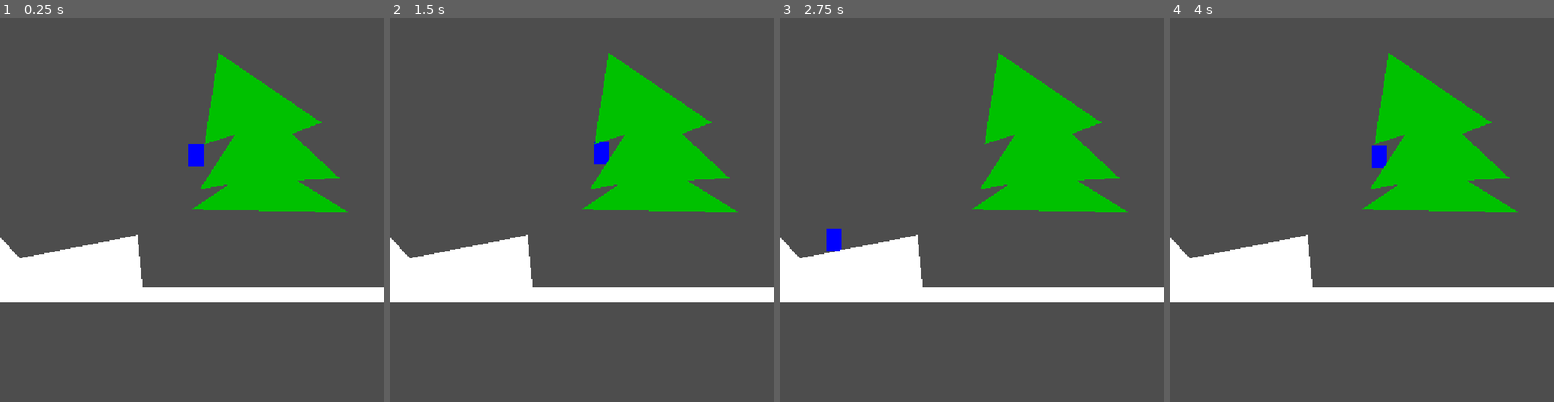
Above: before the commit, frames 1-4 (left to right).
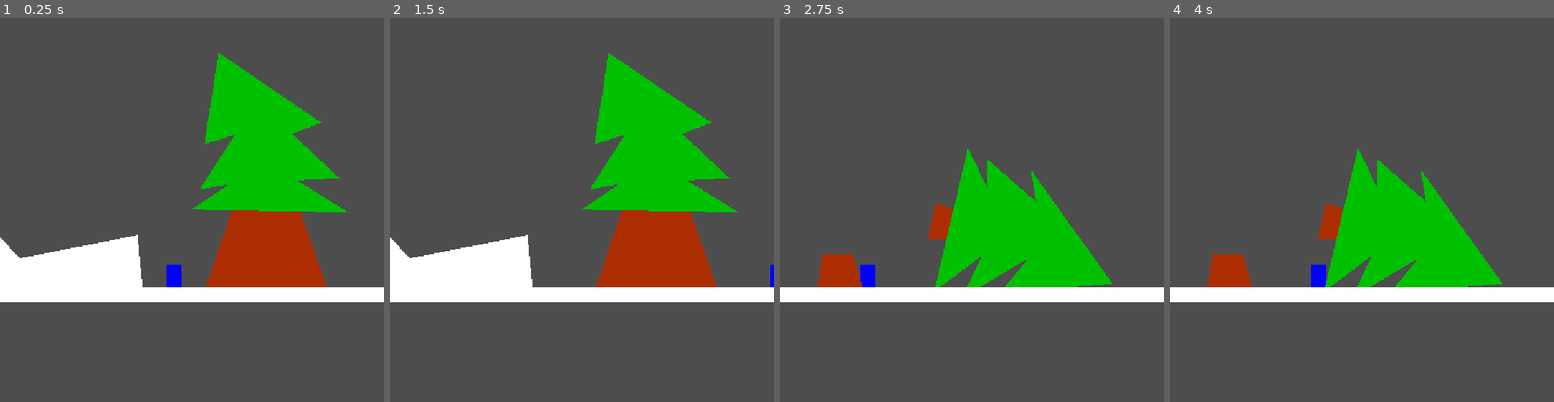
Above: after the commit, the same moments.

Repository: xorblo-doitus/OOB
Game: Godot game, scene res://src/gameplay/world/world.tscn
Two runs of this game, one before a commit and one after it. Both use one fixed random seed, a clock stepped at 60 frames per second and the inputs below.
Inputs:
- Up to frame 1 (0.25 s): no input
- Up to frame 2 (1.5 s): hold D (right) from 0.53 s (still down); tap Space (jump) at 0.77 s
- Up to frame 3 (2.75 s): tap Space (jump) at 1.52 s; release D (right) at 2.03 s; hold Left (left) from 2.03 s (still down)
- Up to frame 4 (4 s): release Left (left) at 2.78 s; hold D (right) from 2.78 s (still down); tap Space (jump) at 3.02, 3.77 s

The runs differ from the first frame. In frame 1, 5.4% of the frame differs, in the area x 43-86%, y 32-71%; in frame 2, 5.2%; in frame 3, 20%; in frame 4, 20%, in the area x 0-91%, y 9-71%.

Commit message:
Level designing

Diff:
--- a/src/gameplay/world/world.tscn
+++ b/src/gameplay/world/world.tscn
@@ -12,7 +12,7 @@
 
 [node name="Player" parent="." instance=ExtResource("2_enicr")]
 unique_name_in_owner = true
-position = Vector2(261, 150)
+position = Vector2(232, 338)
 
 [node name="Camera2D" type="Camera2D" parent="."]
 unique_name_in_owner = true
@@ -33,10 +33,30 @@
 color = Color(0, 0.756863, 0, 1)
 polygon = PackedVector2Array(-158, 42, -107, 8, -147, 15, -100, -58, -141, -45, -122, -167, 15, -74, -24, -59, 39, 0, -18, 3, 52, 46)
 
+[node name="Trunc" type="Polygon2D" parent="Tree1"]
+z_index = -16
+position = Vector2(-306, 181)
+color = Color(0.67451, 0.180392, 0, 1)
+polygon = PackedVector2Array(205, -147, 164, -27, 331, -28, 288, -150)
+
+[node name="Tree2" parent="." instance=ExtResource("6_t1arw")]
+position = Vector2(781, 335)
+rotation = 1.71565
+color = Color(0, 0.756863, 0, 1)
+polygon = PackedVector2Array(-158, 42, -107, 8, -147, 15, -100, -58, -141, -45, -6.3159, -174.92, 27.2109, -28.2235, -24, -59, 41.4995, 21.2319, -18, 3, 37.9347, 59.1436)
+
+[node name="Trunc" type="Polygon2D" parent="Tree2"]
+z_index = -16
+position = Vector2(-306, 181)
+rotation = -0.0245263
+color = Color(0.67451, 0.180392, 0, 1)
+polygon = PackedVector2Array(239.643, -141.725, 229.313, -102.199, 279.399, -96.1675, 271.411, -145.566)
+
 [node name="Trunc" parent="." instance=ExtResource("6_t1arw")]
-position = Vector2(627, 313)
-color = Color(0.674886, 0.17881, 0, 1)
-polygon = PackedVector2Array(-86, 51, -46, -24, -15, -20, 15, 57)
+position = Vector2(589, 349)
+rotation = 3.14159
+color = Color(0.67451, 0.180392, 0, 1)
+polygon = PackedVector2Array(-20.0001, 33.9999, -34.9999, -19.0002, 29.0001, -17.9999, 20.9999, 35.0001)
 
 [node name="LongPlatform" parent="." instance=ExtResource("4_skm66")]
 position = Vector2(257, 369)
